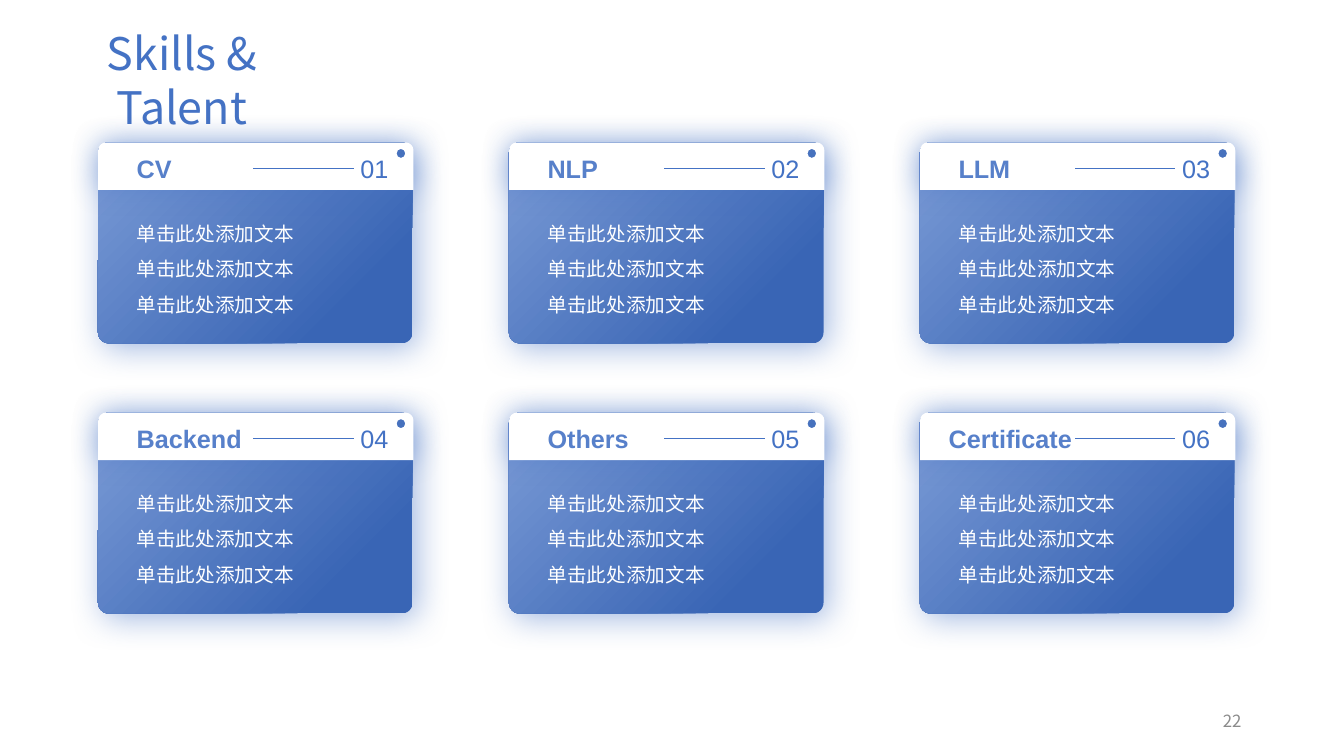
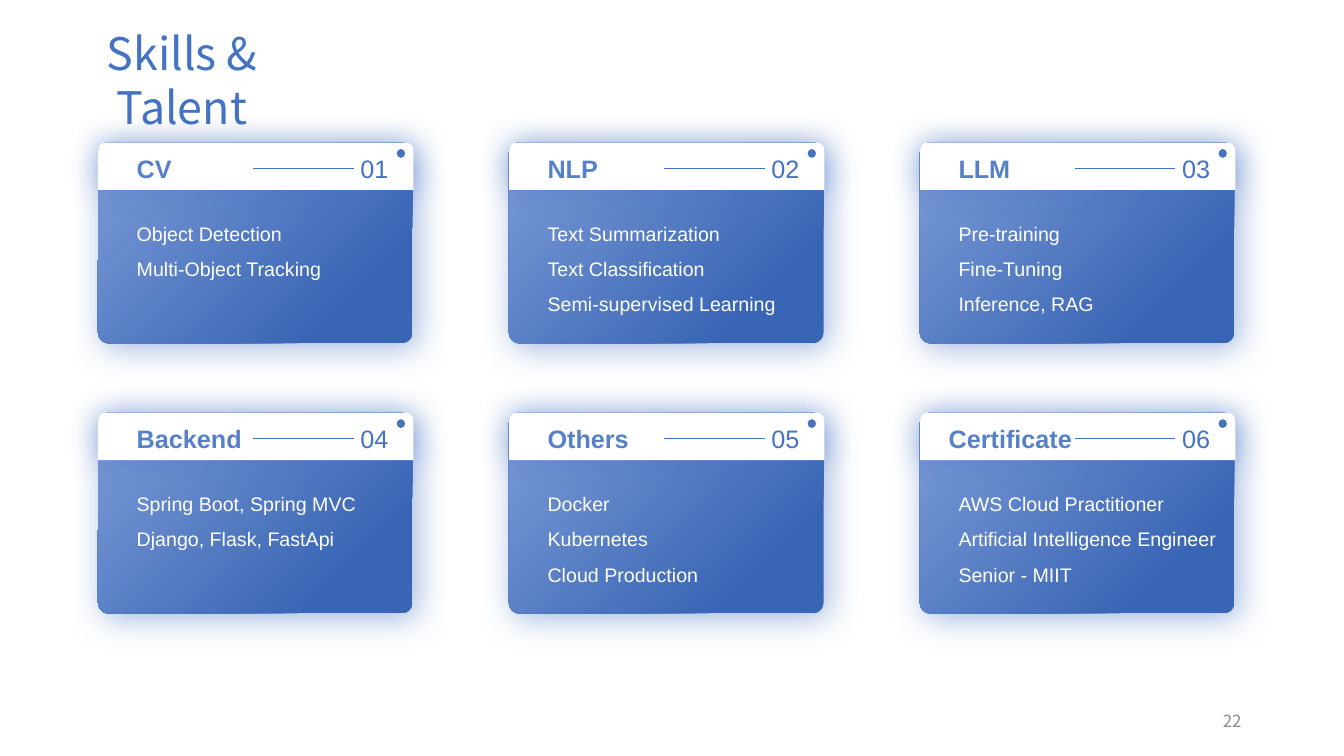
Before and after one commit to FriderickYu/Z3_Ex, a slide deck: slide 22 of Presentation.pptx. Drawn at 1344x756 pixels with LibreOffice and Linux fonts; fonts in the diff are those of the drawing. Boxes give left, top, right and bottom in pixels: in the first picture for what was removed or moved away, otherwise in the second. Text is boxed around its words. In the diff, an @@ line names an element or a change of style, - is before the commit and + after.

```diff
--- a/Presentation.pptx
+++ b/Presentation.pptx
@@ text at [137, 227, 321, 280]: text changed @@
-单击此处添加文本
-单击此处添加文本
-单击此处添加文本
+Object Detection
+Multi-Object Tracking
@@ text at [548, 227, 775, 315]: text changed @@
-单击此处添加文本
-单击此处添加文本
-单击此处添加文本
+Text Summarization
+Text Classification
+Semi-supervised Learning
@@ text at [959, 227, 1094, 314]: text changed @@
-单击此处添加文本
-单击此处添加文本
-单击此处添加文本
+Pre-training
+Fine-Tuning
+Inference, RAG
@@ text at [137, 497, 356, 550]: text changed @@
-单击此处添加文本
-单击此处添加文本
-单击此处添加文本
+Spring Boot, Spring MVC
+Django, Flask, FastApi
@@ text at [548, 497, 698, 582]: text changed @@
-单击此处添加文本
-单击此处添加文本
-单击此处添加文本
+Docker
+Kubernetes
+Cloud Production
@@ text at [959, 497, 1216, 582]: text changed @@
-单击此处添加文本
-单击此处添加文本
-单击此处添加文本
+AWS Cloud Practitioner
+Artificial Intelligence Engineer Senior - MIIT
```
Also in this commit, not shown: 6 other slides changed, 1 slide added, 1 slide removed, 5 other files.
